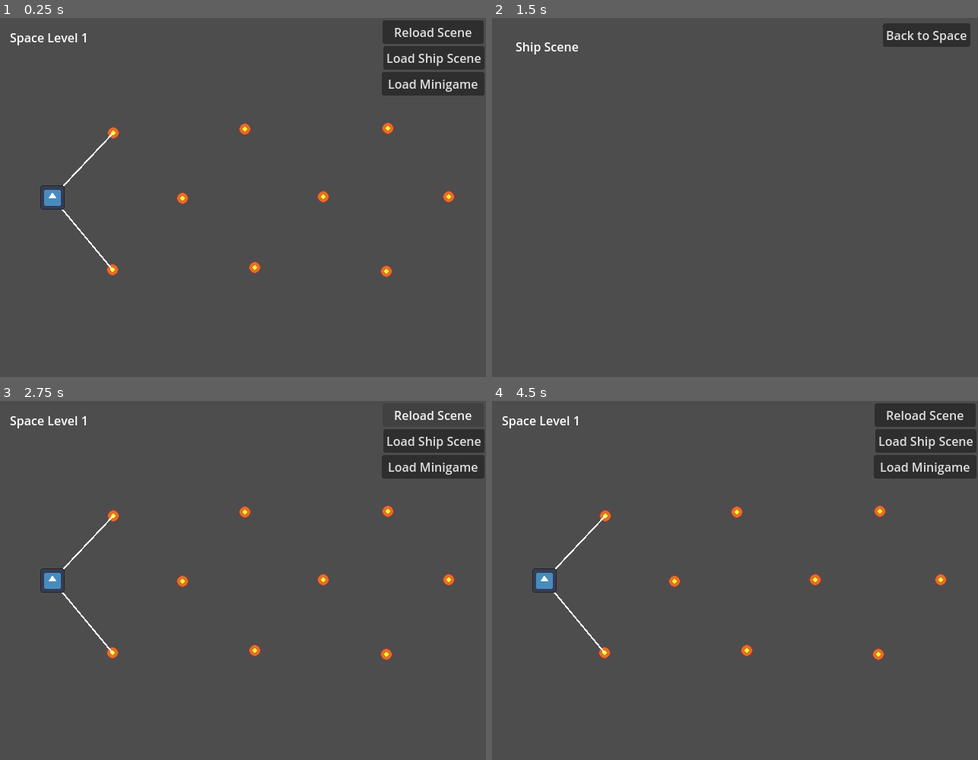
Above: before the commit, frames 1-4 (two rows, left to right).
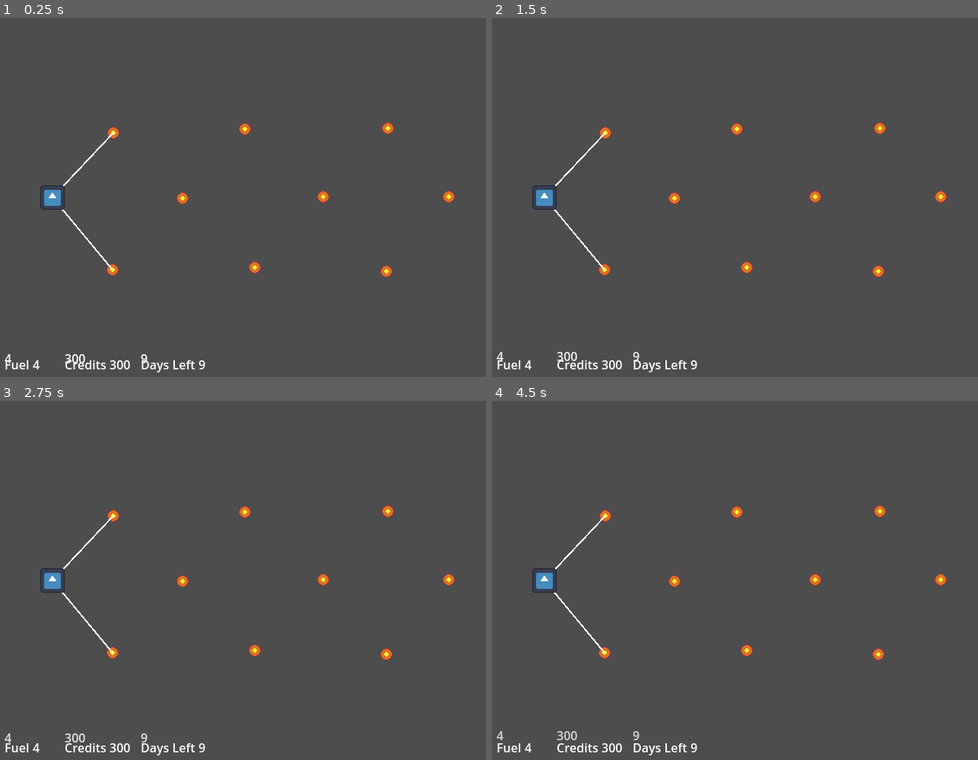
Above: after the commit, the same moments.

Repository: RageWolf/Cosmic-Order-Beginners-Jam-Winter-2024
Game: Godot game, scene res://src/space.tscn
Two runs of this game, one before a commit and one after it. Both use one fixed random seed, a clock stepped at 60 frames per second and the inputs below. This scene is started directly instead of the project's main scene. The engine's default icon, where the game draws it, is replaced by a stand-in: a white triangle on a blue panel in a dark square.
Inputs (mouse positions are in pixels of both pictures, inside the frame that each line leads up to):
- Up to frame 1 (0.25 s): no input
- Up to frame 2 (1.5 s): click (924, 32) at 0.5 s, where only the run before the commit has a clickable "Reload Scene"; click (924, 57) at 1.25 s, where only the run before the commit has a clickable "Load Ship Scene"
- Up to frame 3 (2.75 s): click (432, 418) at 2 s, where only the run before the commit has a clickable "Back to Space"
- Up to frame 4 (4.5 s): click (924, 465) at 2.75 s, where only the run before the commit has a clickable "Load Minigame"; click (929, 422) at 3.5 s, where only the run before the commit has a clickable "Back to space"; move the mouse to (545, 580) at 4.27 s; hold D (Right) from 4.28 s (still down); click (545, 580) at 4.35 s

The runs differ from the first frame. In frame 1, 4.7% of the frame differs, in the area x 0-100%, y 0-99%; in frame 2, 2.7%; in frame 3, 3.5%; in frame 4, 4.7%.

Commit message:
Add encounter system

Diff:
--- /dev/null
+++ b/src/encounter.tscn
@@ -0,0 +1,40 @@
+[gd_scene load_steps=3 format=3 uid="uid://5t08hntggvf1"]
+
+[ext_resource type="Script" path="res://src/scripts/encounter.gd" id="1_1a65w"]
+[ext_resource type="PackedScene" uid="uid://fauei1kt6xix" path="res://src/ui.tscn" id="1_8tx74"]
+
+[node name="Encounter" type="Node2D"]
+script = ExtResource("1_1a65w")
+
+[node name="UI" parent="." instance=ExtResource("1_8tx74")]
+
+[node name="EncounterUI" type="CanvasLayer" parent="."]
+
+[node name="VBoxContainer" type="VBoxContainer" parent="EncounterUI"]
+offset_left = 86.0
+offset_top = 81.0
+offset_right = 550.0
+offset_bottom = 121.0
+
+[node name="MainText" type="RichTextLabel" parent="EncounterUI/VBoxContainer"]
+layout_mode = 2
+fit_content = true
+scroll_active = false
+visible_characters_behavior = 1
+
+[node name="Options" type="VBoxContainer" parent="EncounterUI/VBoxContainer"]
+layout_mode = 2
+
+[node name="Outcomes" type="VBoxContainer" parent="EncounterUI/VBoxContainer"]
+layout_mode = 2
+
+[node name="Label" type="Label" parent="EncounterUI/VBoxContainer/Outcomes"]
+layout_mode = 2
+text = "Outcomes:"
+
+[node name="Continue" type="Button" parent="EncounterUI/VBoxContainer"]
+visible = false
+layout_mode = 2
+text = "Continue"
+
+[connection signal="pressed" from="EncounterUI/VBoxContainer/Continue" to="." method="_on_continue_pressed"]
--- /dev/null
+++ b/src/encounter_option.tscn
@@ -0,0 +1,8 @@
+[gd_scene format=3 uid="uid://bwmao0xtb3hij"]
+
+[node name="EncounterOption" type="MarginContainer"]
+offset_right = 629.0
+offset_bottom = 40.0
+
+[node name="Text" type="Button" parent="."]
+layout_mode = 2
--- /dev/null
+++ b/src/encounters.json
@@ -0,0 +1,30 @@
+{
+    "1-1": {
+        "1": {
+            "text": "Scanners indicate that there might be a shorter passage through a black hole, but it looks unstable.",
+            "flag": "1",
+            "options": [
+                {
+                    "text": "Go through the wormhole.",
+                    "flag": "2"
+                },
+                {
+                    "text": "Ignore the wormhole.",
+                    "flag": "3"
+                }
+            ]
+        },
+        "2": {
+            "text": "The gravitational power of the singularity spiked just as you approached the event horizon at the edge of the accretion disc. Once you reached the other side, your ship's diagnostics began to blare, your hull needs some major repairs. You'll need to spend a day fixing it.",
+            "flag": "-1",
+            "outcomes":
+            [
+                {"Days": "-1"}
+            ]
+        },
+        "3": {
+            "text": "You made it out alive, and most importantly with company property intact!",
+            "flag": "-1"
+        }
+    }
+}
--- /dev/null
+++ b/src/floater.tscn
@@ -0,0 +1,9 @@
+[gd_scene load_steps=2 format=3 uid="uid://16t1tdrvmirr"]
+
+[ext_resource type="Script" path="res://src/scripts/floater.gd" id="1_7qsjw"]
+
+[node name="Floater" type="Label"]
+offset_right = 40.0
+offset_bottom = 23.0
+text = "0"
+script = ExtResource("1_7qsjw")
--- /dev/null
+++ b/src/scripts/encounter.gd
@@ -0,0 +1,75 @@
+extends Node2D
+
+
+var json = JSON.new()
+@onready var file = FileAccess.get_file_as_string("res://src/encounters.json")
+var option_scene = preload("res://src/encounter_option.tscn")
+var encounters
+var encounter
+var flag = 1
+@onready var main_text: RichTextLabel = $EncounterUI/VBoxContainer/MainText
+var text_displaying = ""
+
+var text_timer = 0
+var text_interval = 0.01
+var picking_options = false
+
+func _ready() -> void:
+	encounters = json.parse_string(file)
+	print(encounters["1-1"][str(flag)])
+	encounter = encounters["1-1"]
+	text_displaying = encounter[str(flag)]["text"]
+	main_text.text = text_displaying
+	main_text.visible_characters = 0
+
+func _process(delta: float) -> void:
+	if main_text.visible_characters < len(text_displaying):
+		if text_timer <= 0:
+			text_timer = text_interval
+			main_text.visible_characters += 1
+		else:
+			text_timer -= delta
+	else:
+		if not picking_options:
+			if encounter[str(flag)]["flag"] == "-1":
+				$EncounterUI/VBoxContainer/Continue.show()
+				if encounter[str(flag)].has("outcomes"):
+					for outcome in encounter[str(flag)]["outcomes"]:
+						var label = Label.new()
+						var text = ""
+						var key = outcome.keys()[0]
+						text =  key +": " + str(outcome[key])
+						label.text = text
+						$EncounterUI/VBoxContainer/Outcomes.add_child(label)
+						process_outcomes(key, int(outcome[key]))
+				picking_options = true
+			if encounter[str(flag)].has("options"):
+				picking_options = true
+				var index = 1
+				for option in encounter[str(flag)]["options"]:
+					var option_label = option_scene.instantiate()
+					option_label.get_node("Text").text = str(index)+". "+option["text"]
+					option_label.get_node("Text").pressed.connect(_on_option_pressed.bind(option["flag"]))
+					$EncounterUI/VBoxContainer/Options.add_child(option_label)
+					index += 1
+
+func _on_option_pressed(option_flag):
+	picking_options = false
+	flag = int(option_flag)
+	text_displaying = encounter[str(flag)]["text"]
+	main_text.text = text_displaying
+	main_text.visible_characters = 0
+	for option in $EncounterUI/VBoxContainer/Options.get_children():
+		option.queue_free()
+
+
+func _on_continue_pressed() -> void:
+	get_tree().change_scene_to_packed(G.current_level)
+
+func process_outcomes(resource, amount):
+	if resource == "Days":
+		ResourceManager.add_days(amount)
+	elif resource == "Credits":
+		ResourceManager.add_credits(amount)
+	elif resource == "Fuel":
+		ResourceManager.add_fuel(amount)
--- /dev/null
+++ b/src/scripts/floater.gd
@@ -0,0 +1,7 @@
+extends Label
+
+func _process(delta: float) -> void:
+	if modulate.a <= 0:
+		queue_free()
+	position.y -= 0.03
+	modulate.a -= 0.0008
--- a/src/scripts/location_node.gd
+++ b/src/scripts/location_node.gd
@@ -4,6 +4,7 @@
 # Nodes the player can travel FROM
 @export var departures: Array[LocationNode]
 @export var is_final_node: bool = false
+@export var event: PackedScene
 
 var player_present: bool = false
 
@@ -18,8 +19,6 @@
 	var path:Line2D = $PathingLine
 	path.hide()
 	for node in departures:
-		print(name)
-		print(node.name)
 
 		if node.player_present:
 			path.points[1] = to_local(node.global_position)
--- a/src/scripts/minigame.gd
+++ b/src/scripts/minigame.gd
@@ -1,4 +1,6 @@
-extends Node2D
+class_name Minigame extends Node2D
+
+
 
 
 func _on_button_pressed() -> void:
--- a/src/scripts/space.gd
+++ b/src/scripts/space.gd
@@ -44,38 +44,16 @@
 		$SpacePlayer.destination = new_pos
 		$SpacePlayer.stopped = false
 		self.arriving_node = destination_node
-		$"Load Minigame".hide()
-		$"Load Ship Scene".hide()
+
 	else:
 		print("Not enough resources to travel!")
 
 #Player has arrived at the destination node
 func _on_space_player_destination_reached() -> void:
+	G.current_space_location = arriving_node.name
 	arriving_node.finish_travel()
-	G.current_space_location = arriving_node.name
-	$"Load Minigame".show()
-	$"Load Ship Scene".show()
+	if arriving_node.event:
+		get_tree().change_scene_to_packed(arriving_node.event)
 	if arriving_node.is_final_node:
-		$"Next level".show()
-
-# ****DEBUG****
-# REMOVE ME
-func _on_reload_scene_pressed() -> void:
-	G.current_space_location = ""
-	get_tree().reload_current_scene()
-
-# ****DEBUG****
-# REMOVE ME
-func _on_load_ship_scene_pressed() -> void:
-	get_tree().change_scene_to_file("res://src/ship.tscn")
-
-# ****DEBUG****
-# REMOVE ME
-func _on_load_minigame_pressed() -> void:
-	get_tree().change_scene_to_file("res://src/minigame.tscn")
-
-# ****DEBUG****
-# REMOVE ME
-func _on_next_level_pressed() -> void:
-	G.current_space_location = ""
-	get_tree().change_scene_to_packed(next_level)
+		#$"Next level".show()
+		pass
--- /dev/null
+++ b/src/scripts/ui.gd
@@ -0,0 +1,29 @@
+extends CanvasLayer
+
+var floater_scene = preload("res://src/floater.tscn")
+func _ready() -> void:
+	ResourceManager.resources_updated.connect(_on_resources_updated)
+	$FuelContainer/Fuel.text = str(ResourceManager.fuel)
+	$CreditsContainer/Credits.text = str(ResourceManager.credits)
+	$DaysContainer/Days.text = str(ResourceManager.days_left)
+func _on_resources_updated() -> void:
+	print(ResourceManager.fuel)
+	print(int($FuelContainer/Fuel.text))
+	if ResourceManager.fuel != int($FuelContainer/Fuel.text):
+		var floater:Label= floater_scene.instantiate()
+		floater.text = str(ResourceManager.fuel - int($FuelContainer/Fuel.text))
+		floater.position = $FuelContainer/Fuel.global_position
+		add_child(floater)
+	if ResourceManager.days_left != int($DaysContainer/Days.text):
+		var floater:Label= floater_scene.instantiate()
+		floater.text = str(ResourceManager.days_left - int($DaysContainer/Days.text))
+		floater.position = $DaysContainer/Days.global_position
+		add_child(floater)
+	if ResourceManager.credits != int($CreditsContainer/Credits.text):
+		var floater:Label= floater_scene.instantiate()
+		floater.text = str(ResourceManager.credits - int($CreditsContainer/Credits.text))
+		floater.position = $CreditsContainer/Credits.global_position
+		add_child(floater)
+	$FuelContainer/Fuel.text = str(ResourceManager.fuel)
+	$CreditsContainer/Credits.text = str(ResourceManager.credits)
+	$DaysContainer/Days.text = str(ResourceManager.days_left)
--- a/src/space.tscn
+++ b/src/space.tscn
@@ -1,14 +1,18 @@
-[gd_scene load_steps=5 format=3 uid="uid://dd6c2qcymkwia"]
+[gd_scene load_steps=7 format=3 uid="uid://dd6c2qcymkwia"]
 
 [ext_resource type="Script" path="res://src/scripts/space.gd" id="1_hx38a"]
 [ext_resource type="PackedScene" uid="uid://cwvebe2fhtxxe" path="res://src/location_node.tscn" id="1_wrkrb"]
 [ext_resource type="PackedScene" uid="uid://dj3chirbqe5ej" path="res://src/space2.tscn" id="2_4be80"]
 [ext_resource type="PackedScene" uid="uid://1pgur1vtdyjv" path="res://src/space_player.tscn" id="3_lrwrr"]
+[ext_resource type="PackedScene" uid="uid://bkwc06vasxl2t" path="res://src/asteroid_minigame.tscn" id="4_rhjmr"]
+[ext_resource type="PackedScene" uid="uid://fauei1kt6xix" path="res://src/ui.tscn" id="5_b6kij"]
 
 [node name="Space" type="Node2D"]
 script = ExtResource("1_hx38a")
 level_name = "Space level 1"
 next_level = ExtResource("2_4be80")
+
+[node name="Background" type="Sprite2D" parent="."]
 
 [node name="LocationNode" parent="." instance=ExtResource("1_wrkrb")]
 position = Vector2(70, 236)
@@ -44,6 +48,7 @@
 [node name="LocationNode3" parent="." node_paths=PackedStringArray("departures") instance=ExtResource("1_wrkrb")]
 position = Vector2(150, 151)
 departures = [NodePath("../LocationNode")]
+event = ExtResource("4_rhjmr")
 
 [node name="Final Destination" parent="." node_paths=PackedStringArray("departures") instance=ExtResource("1_wrkrb")]
 position = Vector2(591, 235)
@@ -53,44 +58,6 @@
 [node name="SpacePlayer" parent="." instance=ExtResource("3_lrwrr")]
 speed = 0.1
 
-[node name="ReloadScene" type="Button" parent="."]
-offset_left = 504.0
-offset_top = 3.0
-offset_right = 637.0
-offset_bottom = 34.0
-text = "Reload Scene"
-
-[node name="Load Ship Scene" type="Button" parent="."]
-offset_left = 505.0
-offset_top = 37.0
-offset_right = 638.0
-offset_bottom = 68.0
-text = "Load Ship Scene"
-
-[node name="Load Minigame" type="Button" parent="."]
-offset_left = 503.0
-offset_top = 71.0
-offset_right = 638.0
-offset_bottom = 102.0
-text = "Load Minigame"
-
-[node name="Level" type="Label" parent="."]
-offset_left = 14.0
-offset_top = 14.0
-offset_right = 117.0
-offset_bottom = 37.0
-text = "Space Level 1"
-
-[node name="Next level" type="Button" parent="."]
-visible = false
-offset_left = 501.0
-offset_top = 443.0
-offset_right = 630.0
-offset_bottom = 474.0
-text = "Go to next level"
+[node name="UI" parent="." instance=ExtResource("5_b6kij")]
 
 [connection signal="destination_reached" from="SpacePlayer" to="." method="_on_space_player_destination_reached"]
-[connection signal="pressed" from="ReloadScene" to="." method="_on_reload_scene_pressed"]
-[connection signal="pressed" from="Load Ship Scene" to="." method="_on_load_ship_scene_pressed"]
-[connection signal="pressed" from="Load Minigame" to="." method="_on_load_minigame_pressed"]
-[connection signal="pressed" from="Next level" to="." method="_on_next_level_pressed"]
--- /dev/null
+++ b/src/ui.tscn
@@ -0,0 +1,49 @@
+[gd_scene load_steps=2 format=3 uid="uid://fauei1kt6xix"]
+
+[ext_resource type="Script" path="res://src/scripts/ui.gd" id="1_txh5m"]
+
+[node name="UI" type="CanvasLayer"]
+script = ExtResource("1_txh5m")
+
+[node name="FuelContainer" type="HBoxContainer" parent="."]
+offset_left = 7.0
+offset_top = 436.0
+offset_right = 47.0
+offset_bottom = 476.0
+
+[node name="Label" type="Label" parent="FuelContainer"]
+layout_mode = 2
+text = "Fuel
+"
+
+[node name="Fuel" type="Label" parent="FuelContainer"]
+layout_mode = 2
+text = "0"
+
+[node name="CreditsContainer" type="HBoxContainer" parent="."]
+offset_left = 86.0
+offset_top = 436.0
+offset_right = 155.0
+offset_bottom = 476.0
+
+[node name="Label" type="Label" parent="CreditsContainer"]
+layout_mode = 2
+text = "Credits"
+
+[node name="Credits" type="Label" parent="CreditsContainer"]
+layout_mode = 2
+text = "0"
+
+[node name="DaysContainer" type="HBoxContainer" parent="."]
+offset_left = 186.0
+offset_top = 436.0
+offset_right = 255.0
+offset_bottom = 476.0
+
+[node name="Label" type="Label" parent="DaysContainer"]
+layout_mode = 2
+text = "Days Left"
+
+[node name="Days" type="Label" parent="DaysContainer"]
+layout_mode = 2
+text = "0"
